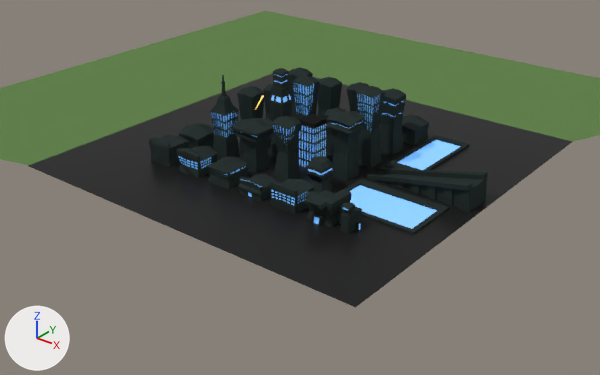
What one commit did to the Blender file 2023/23/FLATBLAKHOTROD_3/Cyber_city_01.blend.
Before and after are seen from a 50 mm camera at (12.13, -15.54, 8.62) aimed at (0.32, -0.77, -0.54). Lighting does not change. The marker at lower left points along +X, +Y and +Z.

The first picture shows 'B_001', 'Plane', 'Plane.001', 'Road.001'.
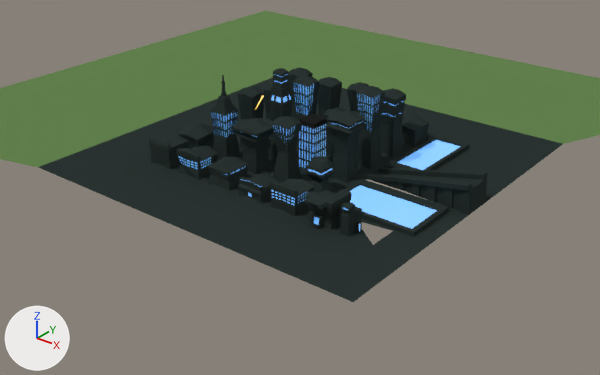
What the commit changed:
Object 'Road.001' (ob_road_001) is now hidden.

Where the change shows, as pixel boxes (x1, y1, x2, y2) in the pictures (600 x 375 px):
'Road.001', hidden (black)
    before: (28, 70, 572, 307)
